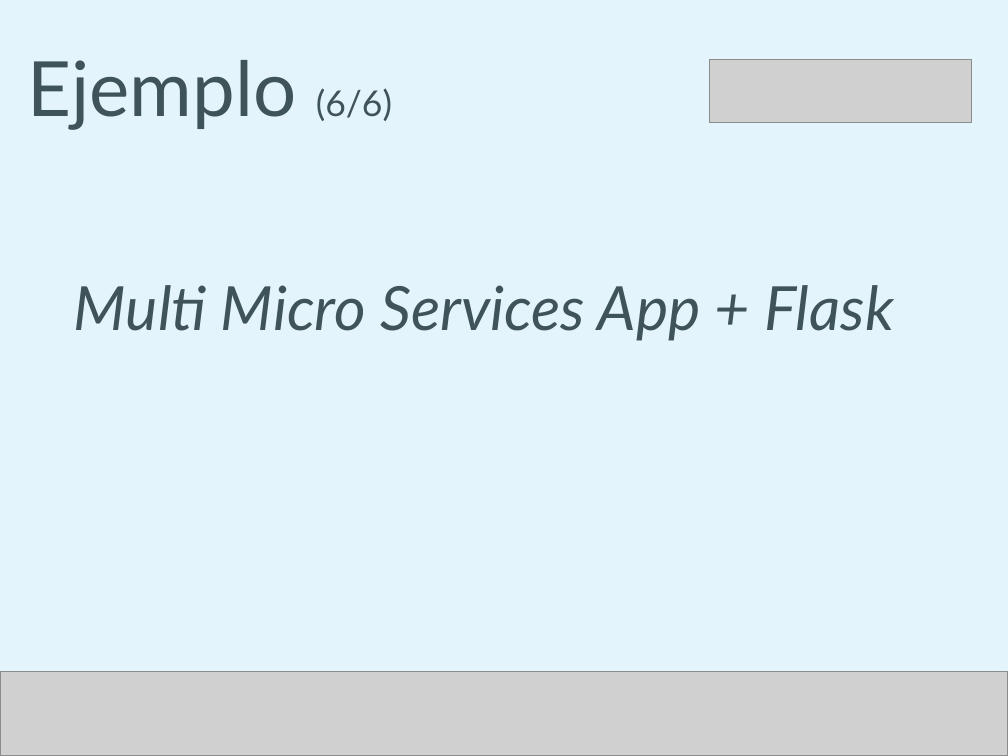
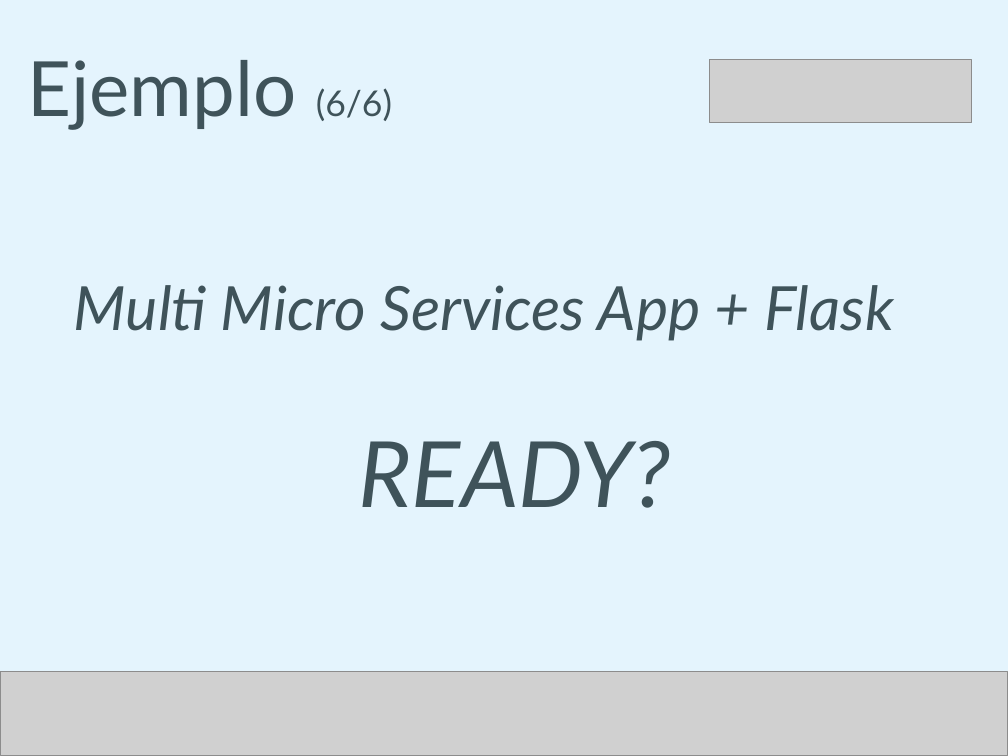
Before and after one commit to humitos/docker-workshop, a slide deck: slide 35 of talk/docker.odp. Drawn at 1008x756 pixels with LibreOffice and Linux fonts; fonts in the diff are those of the drawing; grey boxes stand for pictures. Boxes give left, top, right and bottom in pixels: in the first picture for what was removed or moved away, otherwise in the second. Text is boxed around its words. In the diff, an @@ line names an element or a change of style, - is before the commit and + after.

```diff
--- a/talk/docker.odp
+++ b/talk/docker.odp
@@ text at (x1=359, y1=441, x2=671, y2=508): paragraph added @@
+READY?
```
Also in this commit, not shown: 1 other slide changed.
